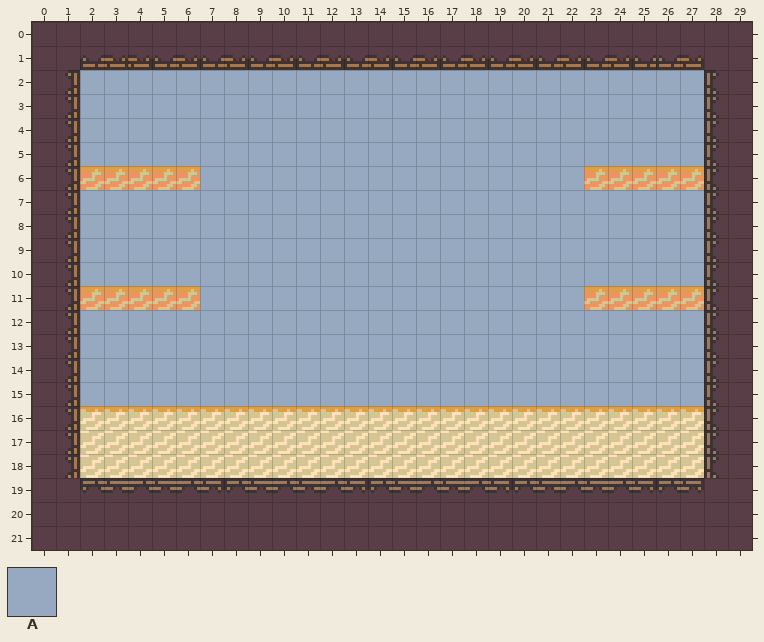
Tiled map: tiled/levels/town_goons.tmx. This is how it looked before the edit.
Cells are 8x8 px. Shown: x 0..29, y 0..21.
Key: from "CowboyTilemap": A 166.
_ is an empty cell, # one hidden under a higher layer.
Layers that did not change in this view are not listed.
Layer "Background_2(Solid Color)" before, first column x 0:
 0 ##############################
 1 ##############################
 2 ##AAAAAAAAAAAAAAAAAAAAAAAAAA##
 3 ##AAAAAAAAAAAAAAAAAAAAAAAAAA##
 4 ##AAAAAAAAAAAAAAAAAAAAAAAAAA##
 5 ##AAAAAAAAAAAAAAAAAAAAAAAAAA##
 6 #######AAAAAAAAAAAAAAAA#######
 7 ##AAAAAAAAAAAAAAAAAAAAAAAAAA##
 8 ##AAAAAAAAAAAAAAAAAAAAAAAAAA##
 9 ##AAAAAAAAAAAAAAAAAAAAAAAAAA##
10 ##AAAAAAAAAAAAAAAAAAAAAAAAAA##
11 #######AAAAAAAAAAAAAAAA#######
12 ##AAAAAAAAAAAAAAAAAAAAAAAAAA##
13 ##AAAAAAAAAAAAAAAAAAAAAAAAAA##
14 ##AAAAAAAAAAAAAAAAAAAAAAAAAA##
15 ##AAAAAAAAAAAAAAAAAAAAAAAAAA##
16 ##############################
17 ##############################
18 ##############################
19 ##############################
20 ##############################
21 ##############################
New version:
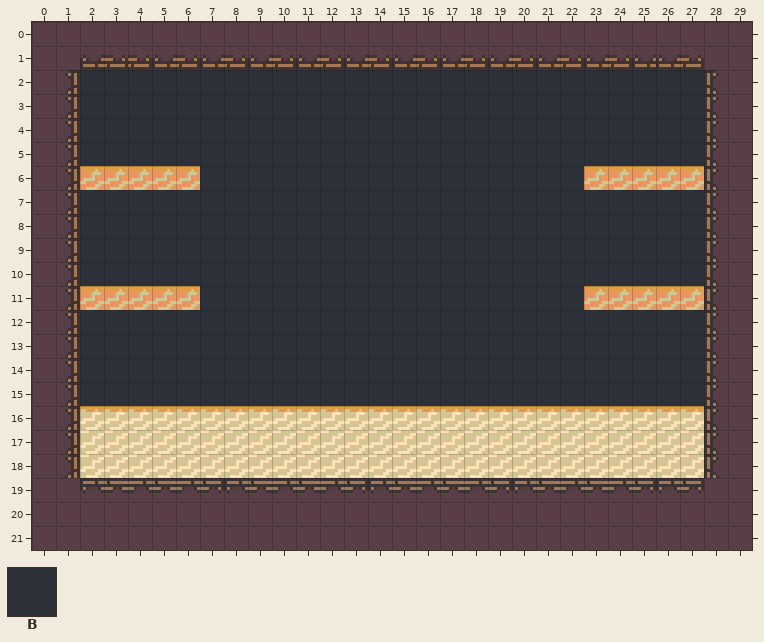
Further tiles: from "CowboyTilemap": B 1244.
From the commit log: Created TileMap and Made Town_Big_Hat level
Edits made:
Layer "Background_2(Solid Color)":
Tile B replaces tile A in rows 2 to 5 at x 2 to 27; in row 6 at x 7 to 22; in rows 7 to 10 at x 2 to 27; in row 11 at x 7 to 22; in rows 12 to 15 at x 2 to 27.
Where, in picture pixels (left, top, right, bottom), the same in both pictures:
changed: (80, 70, 704, 406)
